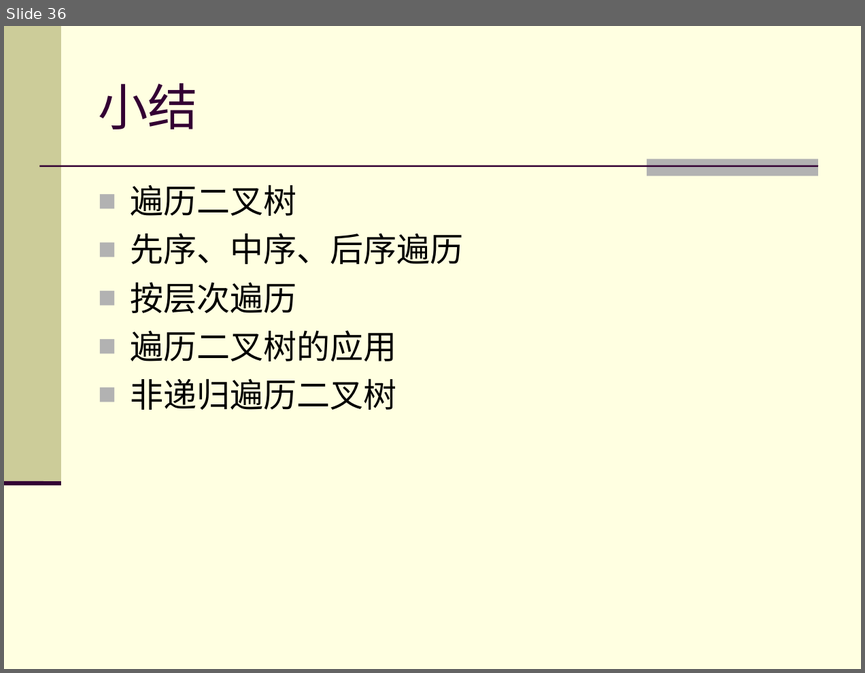
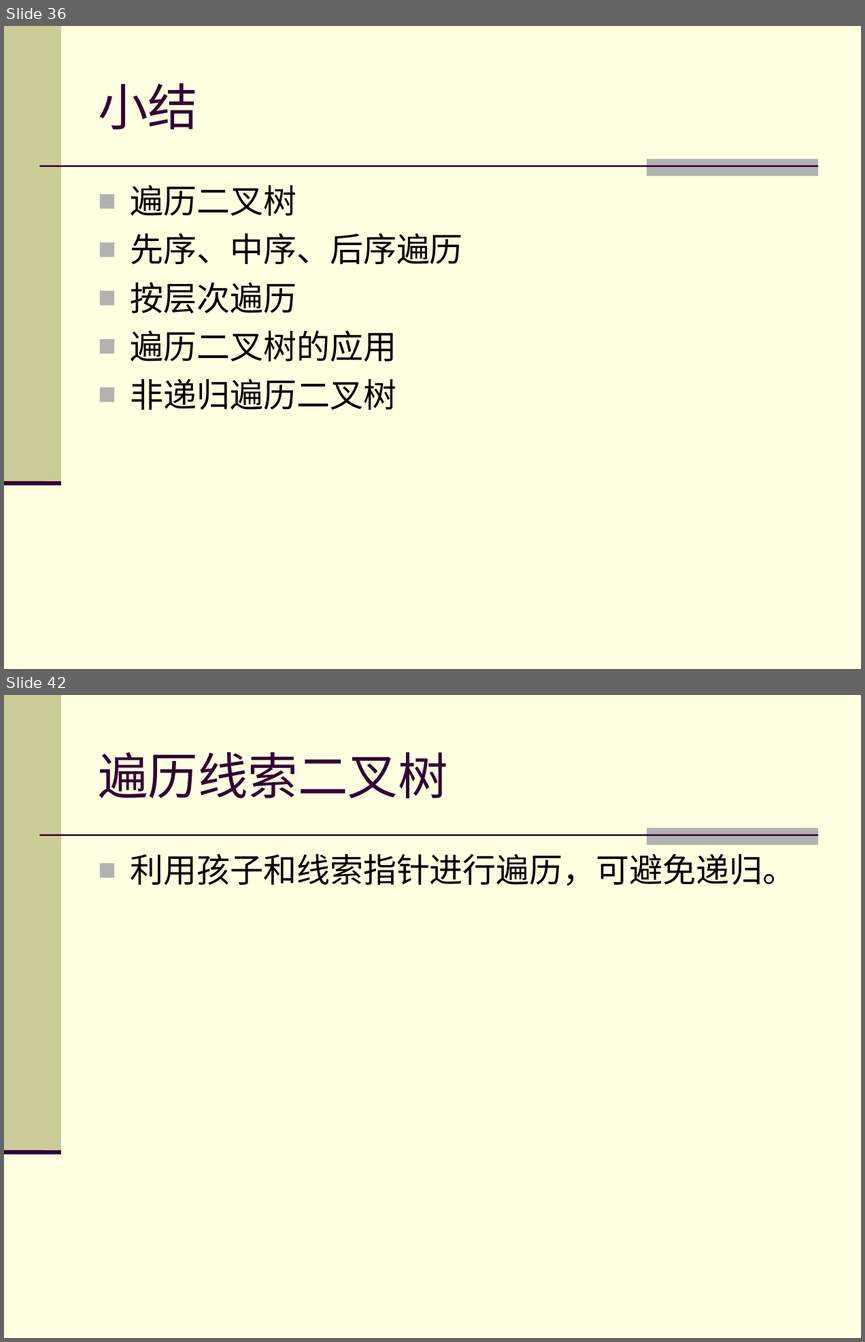
Before and after one commit to zhuangbo/ds-cpp, a slide deck: slides/PPT/ds6.3.ppt. Shown one above the other, each under a label of ours: slide 36 before the commit, slides 36 and 42 after it; the slides between them are not shown. The pictures are 865x673 and 865x1342 pixels, drawn with LibreOffice and Linux fonts; fonts in the diff are those of the drawing. Boxes give left, top, right and bottom in pixels: in the first picture for what was removed or moved away, otherwise in the second. Text is boxed around its words. In the diff, an @@ line names an element or a change of style, - is before the commit and + after.

```diff
--- a/slides/PPT/ds6.3.ppt
+++ b/slides/PPT/ds6.3.ppt
@@ slide 42 added at [4, 695, 861, 1338], background #FFFFE1; not listed: 4 template elements that a slide beside it also shows @@
@@ title added at [98, 752, 448, 798], 42 pt, text #330033 @@
+遍历线索二叉树
@@ text added at [130, 853, 796, 885], 28 pt, text #000000 @@
+■ 利用孩子和线索指针进行遍历，可避免递归。
```
Also in this commit, not shown: 35 other slides changed, 5 other slides added.
